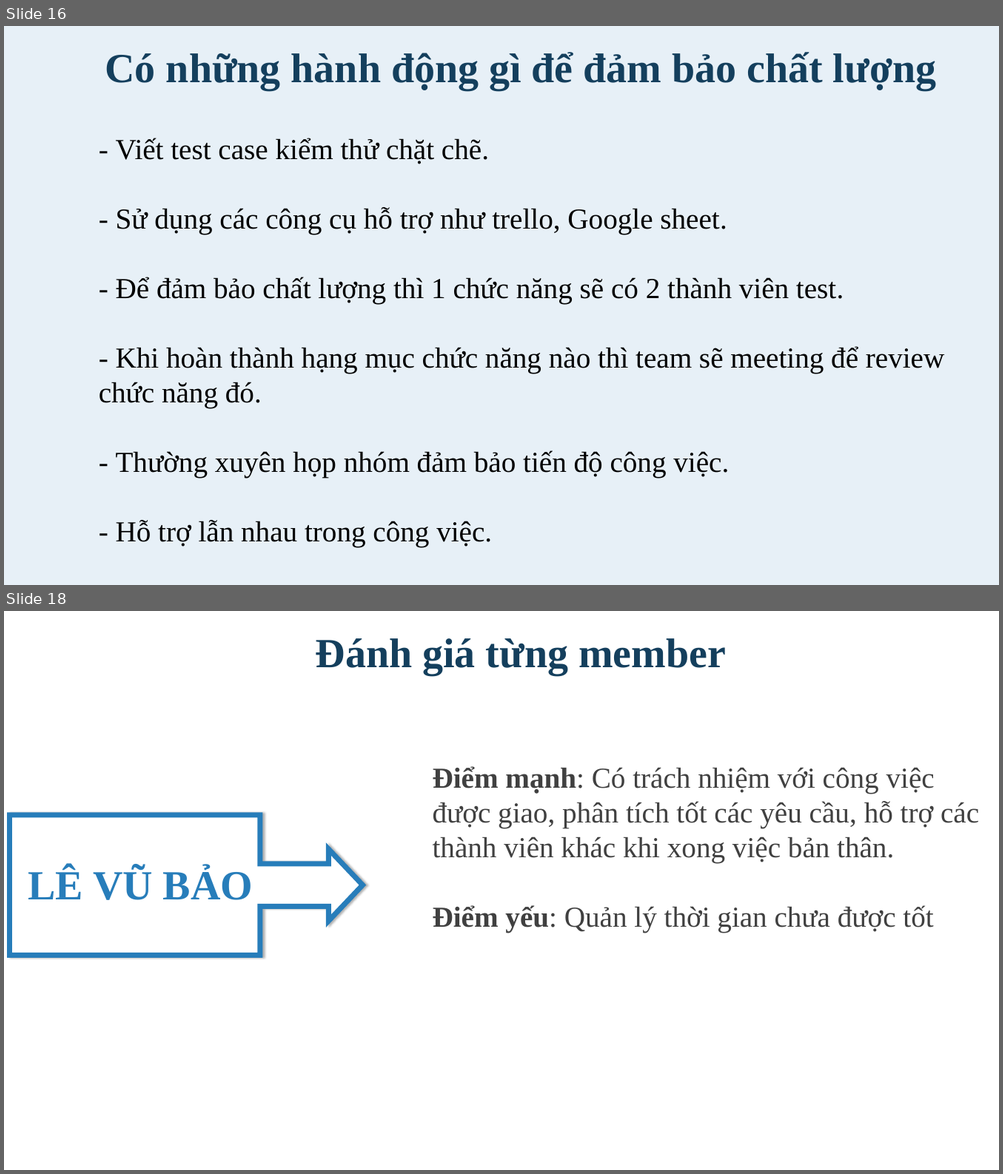
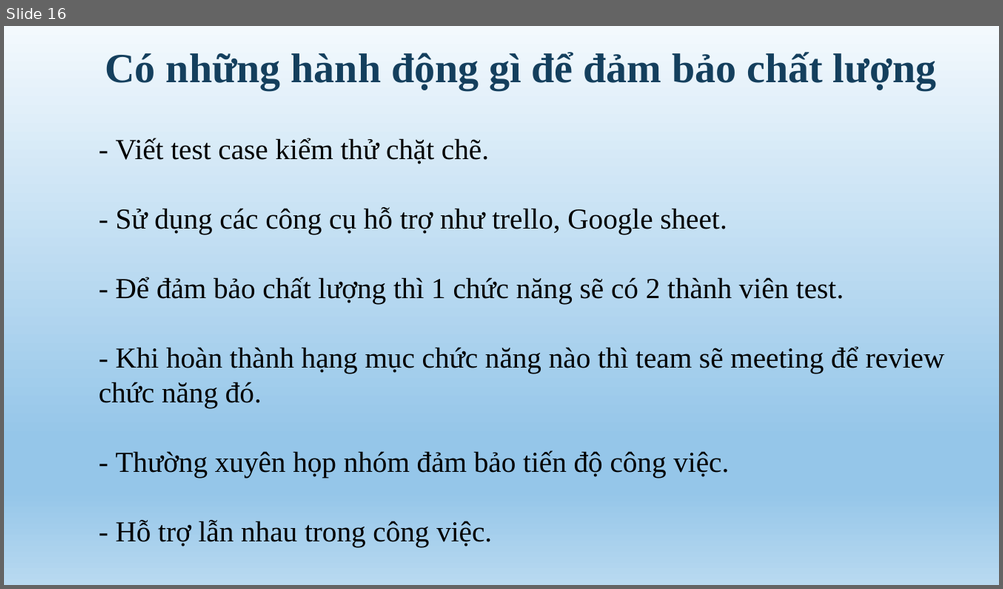
Before and after one commit to vubao98/Nhom-1, a slide deck: DELIVERABLES/Nghiệm thu đợt 1/NHOM1_QTDA.pptx. Shown one above the other, each under a label of ours: slides 16 and 18 before the commit, slide 16 after it; the slides between them are not shown. The pictures are 1003x1174 and 1003x589 pixels, drawn with LibreOffice and Linux fonts; fonts in the diff are those of the drawing. Boxes give left, top, right and bottom in pixels: in the first picture for what was removed or moved away, otherwise in the second. Text is boxed around its words. In the diff, an @@ line names an element or a change of style, - is before the commit and + after.

```diff
--- a/DELIVERABLES/Nghiệm thu đợt 1/NHOM1_QTDA.pptx
+++ b/DELIVERABLES/Nghiệm thu đợt 1/NHOM1_QTDA.pptx
@@ slide 18 removed at (4, 611, 999, 1170), background #FFFFFF @@
@@ text removed at (316, 638, 726, 675) @@
-Đánh giá từng member
@@ text removed at (432, 766, 979, 933) @@
-Điểm mạnh: Có trách nhiệm với công việc được giao, phân tích tốt các yêu cầu, hỗ trợ các thành viên khác khi xong việc bản thân.
-Điểm yếu: Quản lý thời gian chưa được tốt
@@ right arrow callout removed at (9, 815, 362, 956) @@
@@ text removed at (28, 868, 253, 900) @@
-LÊ VŨ BẢO
@@ slide 16 changed as well @@
@@ background #277DBA at 11% opacity to gradient #F3F9FD to #95C6E9 to #B8D9F0 @@
```
Also in this commit, not shown: 21 other slides changed, 2 slides added, 7 other slides removed.
